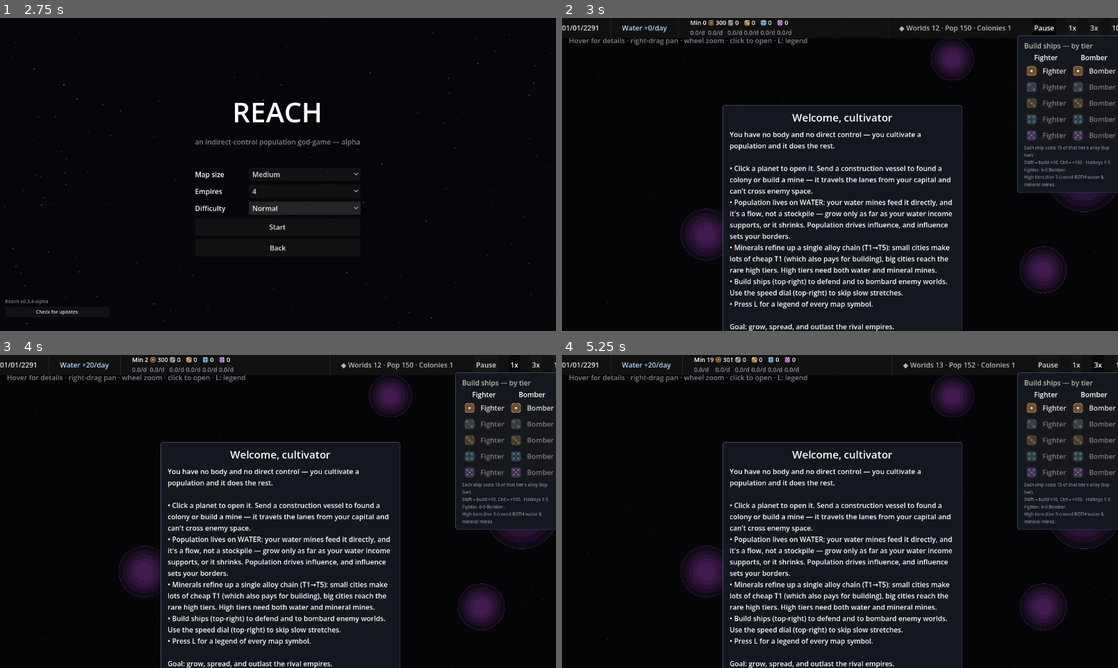
Above: before the commit, frames 1-4 (two rows, left to right).
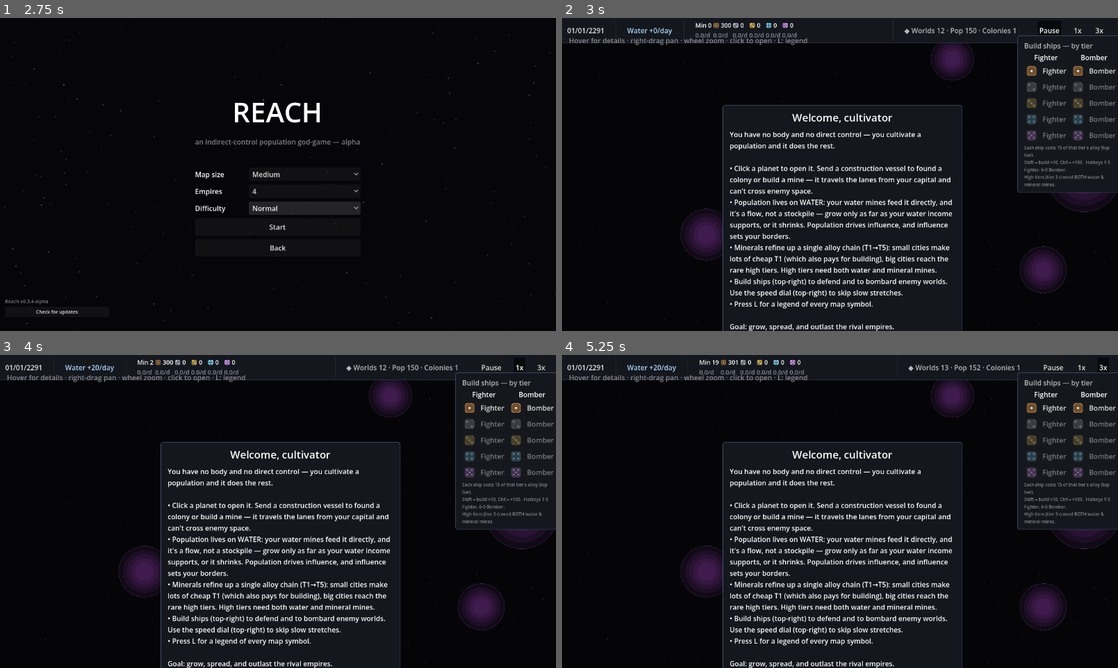
Above: after the commit, the same moments.

Repository: evyatarmitz/reach
Game: Godot game, scene res://menu/menu.tscn
Two runs of this game, one before a commit and one after it. Both use one fixed random seed, a clock stepped at 60 frames per second and the inputs below.
Inputs:
- Up to frame 1 (2.75 s): click "New Game" at 0.5 s; click "Normal" at 1.25 s; click "Normal" at 2 s
- Up to frame 2 (3 s): click "Start" at 2.75 s
- Up to frame 3 (4 s): click "1x" at 3.5 s
- Up to frame 4 (5.25 s): click "1x" at 4.25 s; click "3x" at 5 s

Frame 1 is identical in both runs. In frame 2, 1.4% of the frame differs, in the area x 0-100%, y 0-8%; in frame 3, 1.3%; in frame 4, 1.4%.

Commit message:
HUD: opaque top resource bar
Visual-review cycle 3 (see artifacts/notes/REVIEW_LOG.md).

R3: the top HUD bar was semi-transparent, so the small date/water/mineral/alloy
figures fought the star map behind them and read low-contrast. Added an
opaque_bar() style variant to ui_style.gd for edge-docked bars (square corners,
thin inner-edge border, same palette as the panels) and applied it to the top
bar. Figures now read cleanly against a solid strip.

Diff:
--- a/desktop/game/main.gd
+++ b/desktop/game/main.gd
@@ -1616,6 +1616,7 @@
 	add_child(layer)
 
 	var top := PanelContainer.new()
+	UiStyle.make_opaque_bar(top)   # solid bg so the small resource figures read over the map
 	top.set_anchors_preset(Control.PRESET_TOP_WIDE)
 	layer.add_child(top)
 	var bar := HBoxContainer.new()
--- a/desktop/menu/ui_style.gd
+++ b/desktop/menu/ui_style.gd
@@ -22,3 +22,24 @@
 # Apply the opaque panel background to a PanelContainer.
 static func make_opaque(panel: Control) -> void:
 	panel.add_theme_stylebox_override("panel", opaque_panel())
+
+
+# A solid background for an edge-docked HUD bar (e.g. the top resource bar): square
+# corners (it sits flush to the screen edge, so rounding would look wrong) and just a
+# thin separating border on the inner edge. Keeps the map from bleeding through the
+# small, low-contrast resource figures.
+static func opaque_bar() -> StyleBoxFlat:
+	var sb := StyleBoxFlat.new()
+	sb.bg_color = Color(0.08, 0.09, 0.12)   # matches the panels — one HUD palette
+	sb.border_width_bottom = 1
+	sb.border_color = Color(0.35, 0.42, 0.55, 0.8)
+	sb.content_margin_left = 12
+	sb.content_margin_right = 12
+	sb.content_margin_top = 6
+	sb.content_margin_bottom = 6
+	return sb
+
+
+# Apply the opaque bar background to a PanelContainer docked to a screen edge.
+static func make_opaque_bar(panel: Control) -> void:
+	panel.add_theme_stylebox_override("panel", opaque_bar())
Not shown, changed: artifacts/notes/REVIEW_LOG.md
